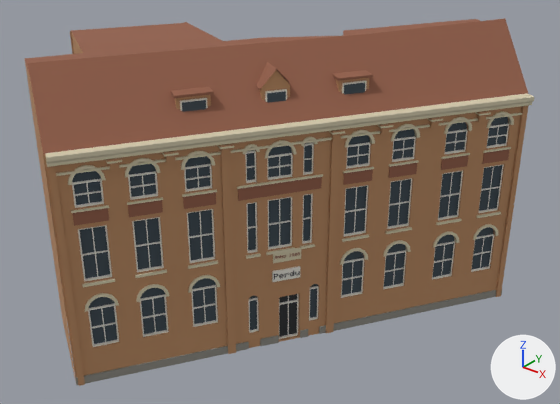
Before and after pictures for a commit that changed the glTF model public/canal-drive/models/perdu.glb.
Before and after are seen from a 50 mm camera at (31.0, -27.9, 24.8) aimed at (5.4, 4.1, 5.0). Every picture has the same lights, and +X, +Y and +Z are marked at lower right. The picture after the commit comes second. Where no turn or scale is listed for an object, it has been applied to the vertices. Vertices at exactly the same position are counted once.

Names of what the first picture shows: 'perdu'.
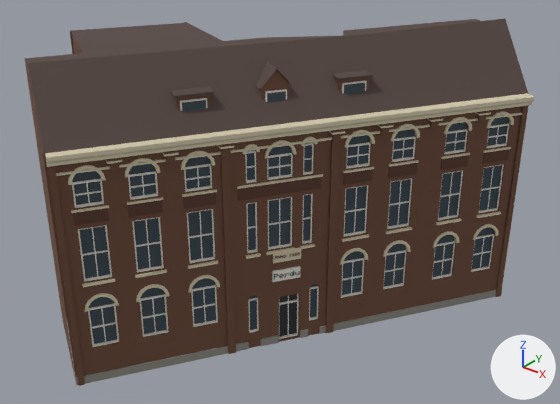
Commit message: Landmarks: Perdu and CREA brick measured against their rows in the rule-10 frames

Edits to the scene script, one JSON object a line:
```json
{"op": "set", "path": "mat_brick.base_color", "old": "(0.497, 0.262, 0.127)", "new": "(0.156, 0.0723, 0.0423)", "note": "orange #bb8c64 -> brown #6e4c3a"}
{"op": "set", "path": "mat_red.base_color", "old": "(0.296, 0.117, 0.0685)", "new": "(0.105, 0.0423, 0.0284)", "note": "brown #94604a -> brown #5b3a2f"}
{"op": "add", "block": "mat_ochre", "code": ["mat_ochre = principled_material('ochre')", "mat_ochre.base_color = (0.0908, 0.0612, 0.0529)  # brown #554641", "mat_ochre.roughness = 0.9"]}
{"block": "me_perdu", "where": "me_perdu.from_pydata(...)  # 4082 vertices, 6165 faces; spans x -13.5..13.5, y -15.1..15.1, z -7.8..7.8"}
{"block": "me_perdu", "where": "# used by ob_perdu; location = (3.81, 4.56, 7.77)"}
{"block": "me_perdu", "change": "me_perdu part 1: 131 faces spanning x -13.5..13.1, y -14.9..15.1, z -2.4..7.8 switch from mat_red (brown #94604a) to mat_ochre (brown #554641)"}
```

Boxes (x1, y1, x2, y2) around the edits, measured in the pictures (560 x 404 px):
```json
{"object": "perdu", "change": "recoloured, surface changed", "before": [24, 18, 531, 386], "after": [24, 18, 531, 386], "on screen": "darker"}
{"part": 1, "of": "me_perdu", "change": "recoloured", "before": [24, 18, 528, 154], "after": [24, 18, 528, 154], "on screen": "darker"}
```
